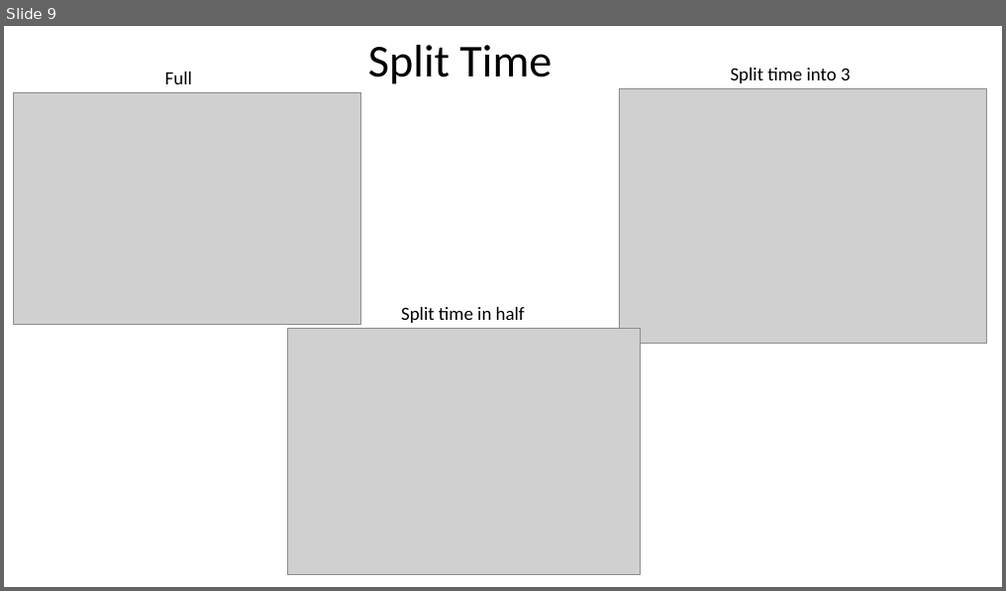
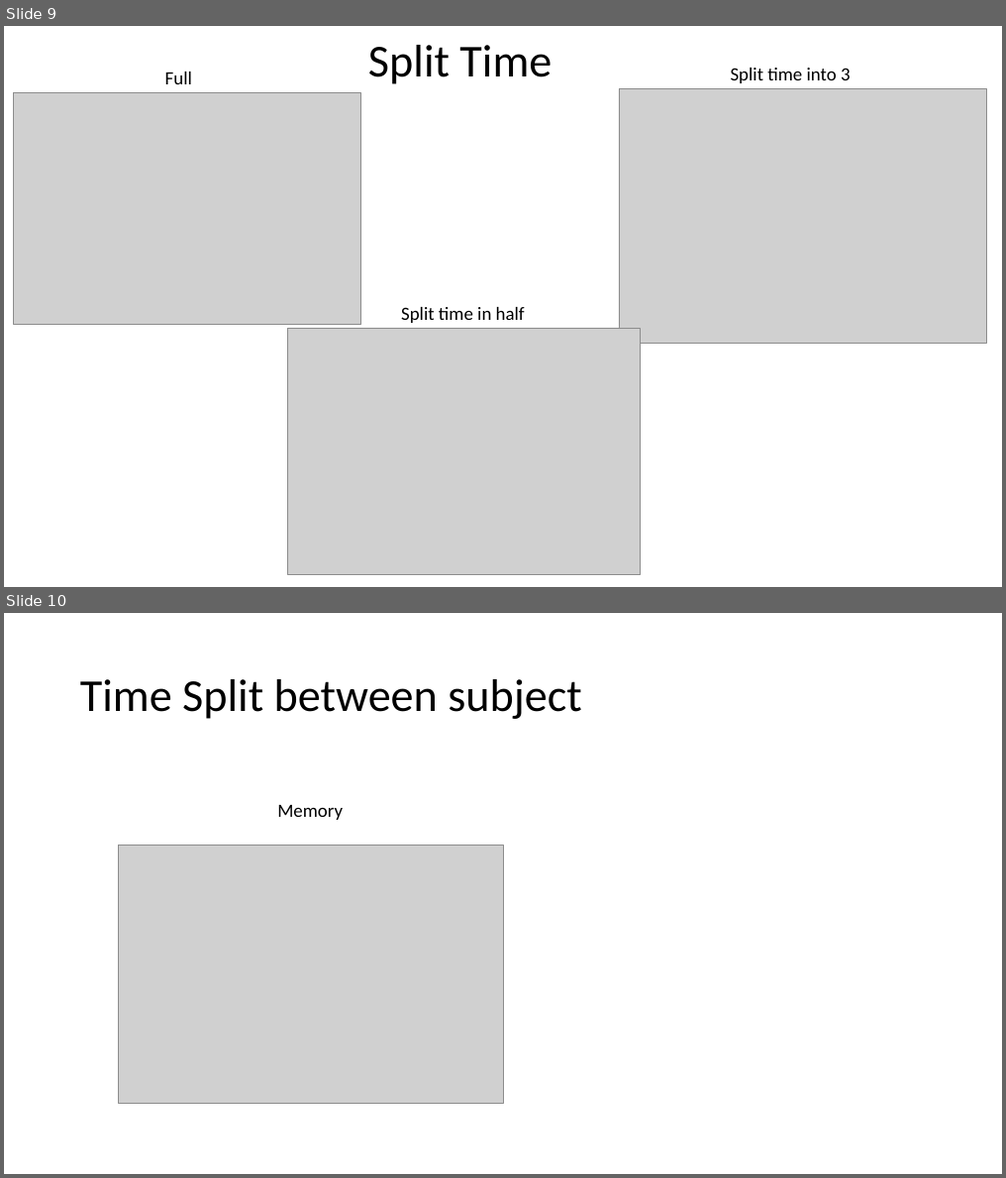
Before and after one commit to GrattonLab/MSC_Alexis, a slide deck: analysis/output/results/MVPA_ACC_02192020.pptx. Shown one above the other, each under a label of ours: slide 9 before the commit, slides 9 and 10 after it. The pictures are 1006x591 and 1006x1178 pixels, drawn with LibreOffice and Linux fonts; fonts in the diff are those of the drawing; grey boxes stand for pictures. Boxes give left, top, right and bottom in pixels: in the first picture for what was removed or moved away, otherwise in the second. Text is boxed around its words. In the diff, an @@ line names an element or a change of style, - is before the commit and + after.

Commit message:
between sub more time

```diff
--- a/analysis/output/results/MVPA_ACC_02192020.pptx
+++ b/analysis/output/results/MVPA_ACC_02192020.pptx
@@ slide 10 added at (4,613,1002,1174), background #FFFFFF @@
@@ title added at (80,679,581,719), 44 pt, text #000000 @@
+Time Split between subject
@@ text added at (277,805,343,820), 18 pt, text #000000 @@
+Memory
@@ picture added at (119,846,503,1103) @@
```
Also in this commit, not shown: 34 other files.
